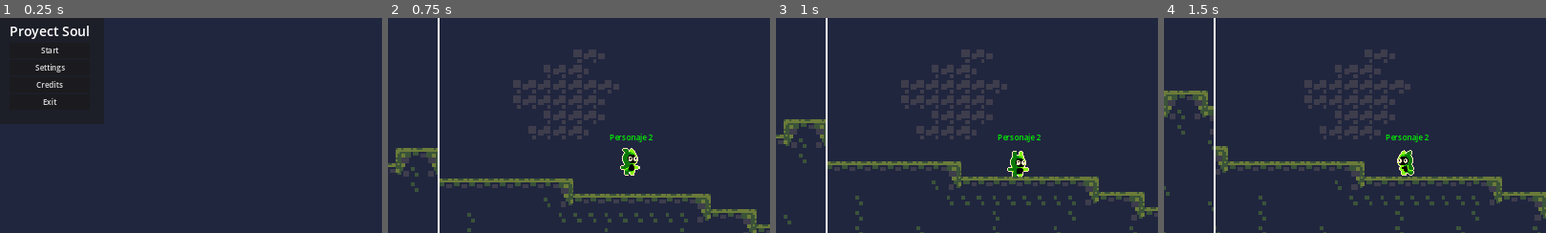
Above: before the commit, frames 1-4 (left to right).
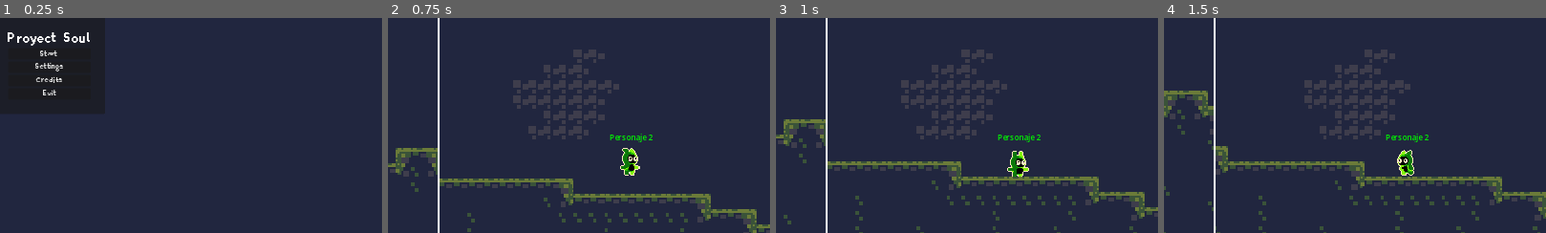
Above: after the commit, the same moments.

Repository: diego5714/ProyectoSoul
Game: Godot game, scene res://UI/MainMenu.tscn
Two runs of this game, one before a commit and one after it. Both use one fixed random seed, a clock stepped at 60 frames per second and the inputs below.
Inputs:
- Up to frame 1 (0.25 s): no input
- Up to frame 2 (0.75 s): click "Start" at 0.5 s
- Up to frame 3 (1 s): no input
- Up to frame 4 (1.5 s): hold D (derecha) from 1.28 s (still down)
The pictures show only the part of the screen within x 44-94%, y 39-89%; the shares and areas given below are measured in that part.

The runs differ from the first frame. In frame 1, 1.4% of the frame differs, in the area x 2-24%, y 3-41%; in frame 2, nothing differs; in frame 3, nothing differs; in frame 4, nothing differs.

Commit message:
pause menu

Diff:
--- a/Assets/Tileset.tres
+++ b/Assets/Tileset.tres
@@ -1,6 +1,6 @@
 [gd_resource type="TileSet" load_steps=3 format=3 uid="uid://dup63x863m677"]
 
-[ext_resource type="Texture2D" uid="uid://dmgqxji1etbxj" path="res://Assets/cavesofgallet_tiles.png" id="1_2g20t"]
+[ext_resource type="Texture2D" uid="uid://dmgqxji1etbxj" path="res://assets/cavesofgallet_tiles.png" id="1_2g20t"]
 
 [sub_resource type="TileSetAtlasSource" id="TileSetAtlasSource_xya2w"]
 texture = ExtResource("1_2g20t")
--- a/Resources/MarginTheme.tres
+++ b/Resources/MarginTheme.tres
@@ -1,7 +1,10 @@
-[gd_resource type="Theme" format=3 uid="uid://daupl6k5f3tvs"]
+[gd_resource type="Theme" load_steps=2 format=3 uid="uid://daupl6k5f3tvs"]
+
+[ext_resource type="FontFile" uid="uid://d2oqpba0alxl7" path="res://Resources/Planes_ValMore.ttf" id="1_d0sij"]
 
 [resource]
-Label/fonts/font = null
+default_font = ExtResource("1_d0sij")
+Label/fonts/font = ExtResource("1_d0sij")
 MarginContainer/constants/margin_bottom = 30
 MarginContainer/constants/margin_left = 30
 MarginContainer/constants/margin_right = 30
--- /dev/null
+++ b/UI/Pause_menu.gd
@@ -0,0 +1,41 @@
+extends MarginContainer
+
+@onready var resume = %Resume
+@onready var retry = %retry
+@onready var menu = %"Main Menu"
+@onready var exit = %Exit
+
+@export var menu_scene : PackedScene
+
+func _ready() -> void:
+	resume.pressed.connect(_on_resume_pressed)
+	retry.pressed.connect(_on_retry_pressed)
+	menu.pressed.connect(_on_menu_pressed)
+	exit.pressed.connect(_on_exit_pressed)
+	visible = false
+
+func _input(event: InputEvent) -> void:
+	if event.is_action_pressed("Pause"):
+		visible = !visible
+		get_tree().paused = visible
+
+func _on_resume_pressed():
+	hide()
+	get_tree().paused = false
+
+
+
+
+
+func _on_retry_pressed():
+	get_tree().reload_current_scene()
+	get_tree().paused = false
+
+func _on_menu_pressed():
+	if not menu_scene:
+		return
+	get_tree().change_scene_to_packed(menu_scene)
+	get_tree().paused = false
+
+func _on_exit_pressed():
+	get_tree().quit()
--- /dev/null
+++ b/UI/Pause_menu.tscn
@@ -0,0 +1,75 @@
+[gd_scene load_steps=6 format=3 uid="uid://ci7e2g4xr5ura"]
+
+[ext_resource type="Theme" uid="uid://daupl6k5f3tvs" path="res://Resources/MarginTheme.tres" id="1_b61e5"]
+[ext_resource type="Script" path="res://UI/Pause_menu.gd" id="2_tlc06"]
+[ext_resource type="PackedScene" uid="uid://cbontvkvwk0jd" path="res://UI/MainMenu.tscn" id="3_pr4sh"]
+
+[sub_resource type="Theme" id="Theme_pipix"]
+
+[sub_resource type="LabelSettings" id="LabelSettings_pv0bw"]
+font_size = 46
+font_color = Color(0.0313726, 1, 1, 1)
+
+[node name="Pause_Menu" type="MarginContainer"]
+process_mode = 3
+anchors_preset = 15
+anchor_right = 1.0
+anchor_bottom = 1.0
+grow_horizontal = 2
+grow_vertical = 2
+theme = ExtResource("1_b61e5")
+script = ExtResource("2_tlc06")
+menu_scene = ExtResource("3_pr4sh")
+
+[node name="PanelContainer" type="PanelContainer" parent="."]
+layout_mode = 2
+size_flags_horizontal = 4
+size_flags_vertical = 4
+
+[node name="MarginContainer" type="MarginContainer" parent="PanelContainer"]
+custom_minimum_size = Vector2(300, 0)
+layout_mode = 2
+size_flags_horizontal = 4
+size_flags_vertical = 4
+theme = SubResource("Theme_pipix")
+
+[node name="VBoxContainer" type="VBoxContainer" parent="PanelContainer/MarginContainer"]
+layout_mode = 2
+size_flags_vertical = 4
+
+[node name="MarginContainer" type="MarginContainer" parent="PanelContainer/MarginContainer/VBoxContainer"]
+layout_mode = 2
+theme_override_constants/margin_left = 0
+theme_override_constants/margin_top = 0
+theme_override_constants/margin_right = 0
+theme_override_constants/margin_bottom = 0
+
+[node name="Label" type="Label" parent="PanelContainer/MarginContainer/VBoxContainer/MarginContainer"]
+layout_mode = 2
+text = "Pause"
+label_settings = SubResource("LabelSettings_pv0bw")
+horizontal_alignment = 1
+
+[node name="Resume" type="Button" parent="PanelContainer/MarginContainer/VBoxContainer"]
+unique_name_in_owner = true
+custom_minimum_size = Vector2(0, 30)
+layout_mode = 2
+text = "Resume
+"
+
+[node name="retry" type="Button" parent="PanelContainer/MarginContainer/VBoxContainer"]
+unique_name_in_owner = true
+layout_mode = 2
+text = "Retry
+"
+
+[node name="Main Menu" type="Button" parent="PanelContainer/MarginContainer/VBoxContainer"]
+unique_name_in_owner = true
+layout_mode = 2
+text = "Menu"
+
+[node name="Exit" type="Button" parent="PanelContainer/MarginContainer/VBoxContainer"]
+unique_name_in_owner = true
+layout_mode = 2
+text = "Exit
+"
--- a/project.godot
+++ b/project.godot
@@ -55,6 +55,11 @@
 "deadzone": 0.5,
 "events": []
 }
+Pause={
+"deadzone": 0.5,
+"events": [Object(InputEventKey,"resource_local_to_scene":false,"resource_name":"","device":-1,"window_id":0,"alt_pressed":false,"shift_pressed":false,"ctrl_pressed":false,"meta_pressed":false,"pressed":false,"keycode":0,"physical_keycode":4194305,"key_label":0,"unicode":0,"echo":false,"script":null)
+]
+}
 
 [rendering]
 
--- a/scenes/Nivel1.tscn
+++ b/scenes/Nivel1.tscn
@@ -1,7 +1,7 @@
 [gd_scene load_steps=4 format=3 uid="uid://1nujm1uwpxkf"]
 
 [ext_resource type="PackedScene" uid="uid://bidfeohiuisop" path="res://scenes/player_a.tscn" id="2_begkg"]
-[ext_resource type="TileSet" uid="uid://dup63x863m677" path="res://Assets/Tileset.tres" id="3_arfkl"]
+[ext_resource type="TileSet" uid="uid://dup63x863m677" path="res://assets/Tileset.tres" id="3_arfkl"]
 [ext_resource type="PackedScene" uid="uid://bykfomyutabas" path="res://scenes/player_b.tscn" id="3_hwprr"]
 
 [node name="Nivel" type="Node2D"]
--- a/scenes/main.tscn
+++ b/scenes/main.tscn
@@ -1,8 +1,9 @@
-[gd_scene load_steps=4 format=3 uid="uid://e8o32vbggt7t"]
+[gd_scene load_steps=5 format=3 uid="uid://e8o32vbggt7t"]
 
 [ext_resource type="Script" path="res://scenes/SplitCamera.gd" id="1_ixe0s"]
 [ext_resource type="PackedScene" uid="uid://1nujm1uwpxkf" path="res://scenes/Nivel1.tscn" id="3_3whk7"]
 [ext_resource type="PackedScene" uid="uid://copbhb22dbop5" path="res://scenes/parallax_background.tscn" id="3_nk3f6"]
+[ext_resource type="PackedScene" uid="uid://ci7e2g4xr5ura" path="res://UI/Pause_menu.tscn" id="4_dhhef"]
 
 [node name="Base" type="Node"]
 script = ExtResource("1_ixe0s")
@@ -51,3 +52,7 @@
 [node name="CamaraB" type="Camera2D" parent="HBoxContainer/ContenedorB/ViewportB"]
 offset = Vector2(0, -200)
 limit_smoothed = true
+
+[node name="CanvasLayer" type="CanvasLayer" parent="."]
+
+[node name="Pause_Menu" parent="CanvasLayer" instance=ExtResource("4_dhhef")]
--- a/scenes/player_a.tscn
+++ b/scenes/player_a.tscn
@@ -1,9 +1,9 @@
 [gd_scene load_steps=31 format=3 uid="uid://bidfeohiuisop"]
 
 [ext_resource type="Script" path="res://scenes/Player.gd" id="1_4sfhh"]
-[ext_resource type="Texture2D" uid="uid://c2u0tlaule5p6" path="res://Assets/1 Pink_Monster/Pink_Monster_Run_6.png" id="2_3k4n7"]
-[ext_resource type="Texture2D" uid="uid://07mcgjsf7iiu" path="res://Assets/1 Pink_Monster/Pink_Monster_Idle_4.png" id="3_twy81"]
-[ext_resource type="Texture2D" uid="uid://b3abg0y61tgq5" path="res://Assets/1 Pink_Monster/Pink_Monster_Jump_8.png" id="4_aixgj"]
+[ext_resource type="Texture2D" uid="uid://c2u0tlaule5p6" path="res://assets/1 Pink_Monster/Pink_Monster_Run_6.png" id="2_3k4n7"]
+[ext_resource type="Texture2D" uid="uid://07mcgjsf7iiu" path="res://assets/1 Pink_Monster/Pink_Monster_Idle_4.png" id="3_twy81"]
+[ext_resource type="Texture2D" uid="uid://b3abg0y61tgq5" path="res://assets/1 Pink_Monster/Pink_Monster_Jump_8.png" id="4_aixgj"]
 
 [sub_resource type="RectangleShape2D" id="RectangleShape2D_o246c"]
 size = Vector2(34, 50)
Binary file added: Resources/Planes_ValMore.ttf
Not shown, added: Resources/Planes_ValMore.ttf.import
